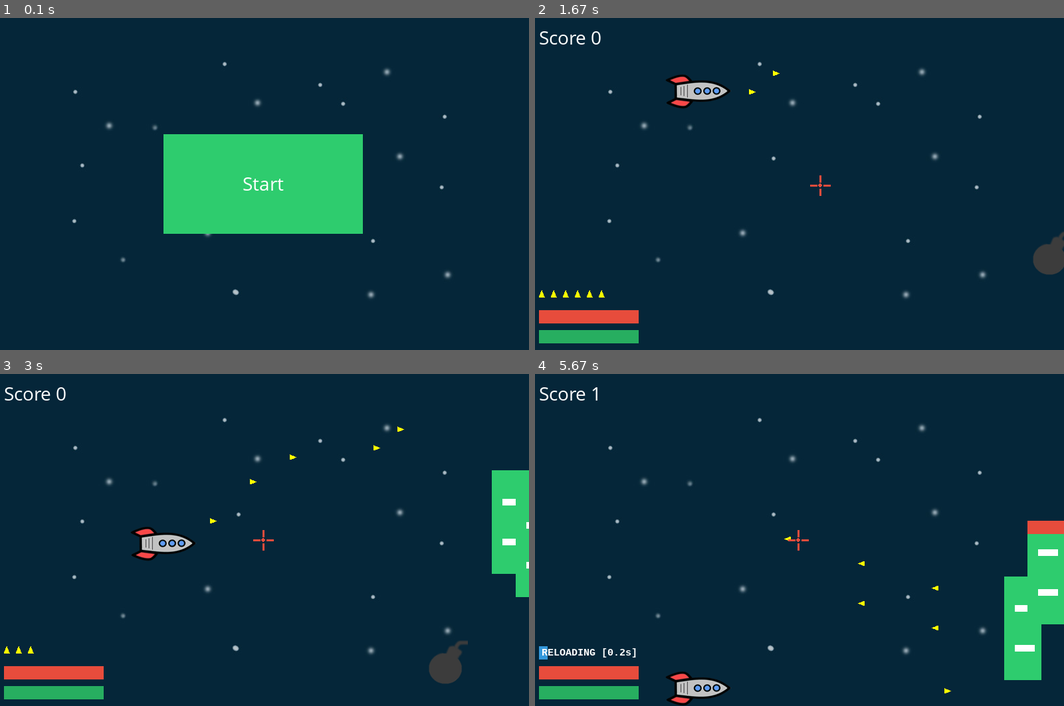
Above: before the commit, frames 1-4 (two rows, left to right).
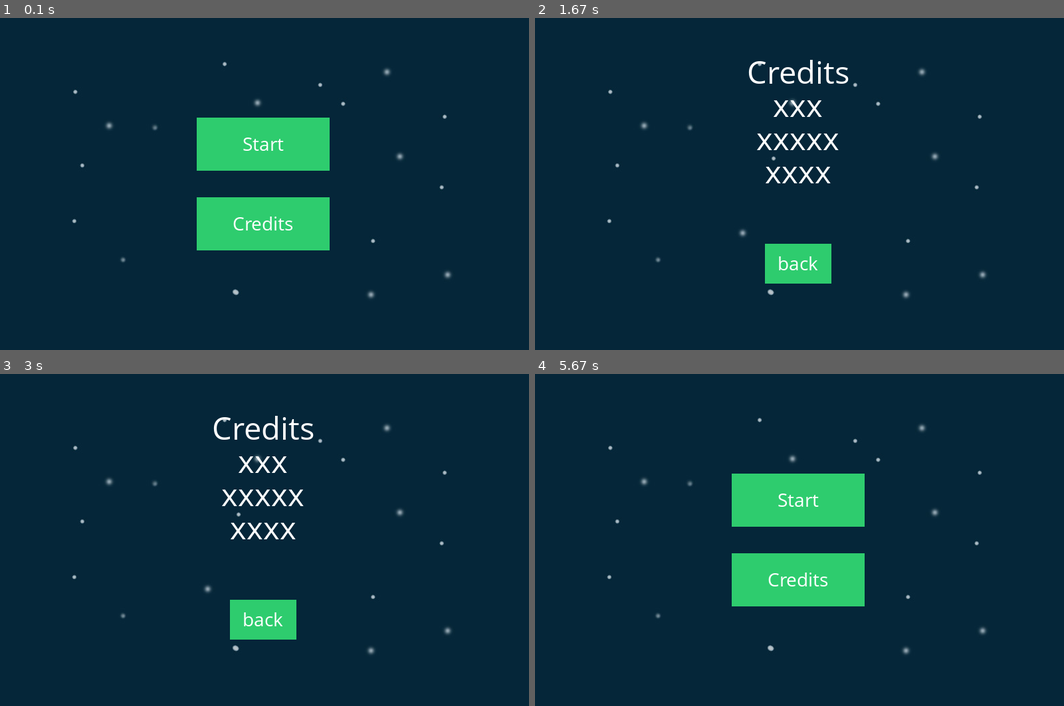
Above: after the commit, the same moments.

Repository: EdwGx/Asteroid-Pygame
Game: pygame game, started from Main.py
The game is run twice, just before and just after one commit, with the same random seed, the same clock (stepped at 60 frames per second) and the same inputs.
Inputs (mouse positions are in pixels of both pictures, inside the frame that each line leads up to):
- Up to frame 1 (0.1 s): no input
- Up to frame 2 (1.67 s): press the mouse at (799, 184) at 0.37 s; move the mouse to (810, 203) at 0.47 s; release the mouse at (820, 223) at 0.6 s; tap E at 0.67 s; press the mouse at (799, 184) at 1.03 s; move the mouse to (762, 200) at 1.13 s; release the mouse at (720, 213) at 1.27 s; hold Q from 1.33 s (still down); tap Space at 1.4 s; click (820, 184) at 1.42 s
- Up to frame 3 (3 s): tap Space at 1.7 s; release Q at 1.87 s; press the mouse at (264, 540) at 1.93 s; move the mouse to (327, 540) at 2.03 s; release the mouse at (386, 540) at 2.17 s; press the mouse at (264, 540) at 2.27 s; move the mouse to (179, 510) at 2.37 s; release the mouse at (89, 483) at 2.5 s; press the mouse at (264, 540) at 2.6 s; move the mouse to (354, 496) at 2.7 s; release the mouse at (449, 457) at 2.83 s; press the mouse at (264, 540) at 2.93 s
- Up to frame 4 (5.67 s): move the mouse to (746, 490) at 3.03 s; release the mouse at (693, 443) at 3.17 s; press the mouse at (799, 540) at 3.27 s; move the mouse to (825, 510) at 3.37 s; release the mouse at (847, 480) at 3.5 s; press the mouse at (799, 540) at 3.6 s; move the mouse to (751, 510) at 3.7 s; release the mouse at (709, 476) at 3.83 s; press the mouse at (799, 540) at 3.93 s; move the mouse to (815, 589) at 4.03 s; release the mouse at (831, 639) at 4.17 s; press the mouse at (799, 540) at 4.27 s; move the mouse to (857, 566) at 4.37 s; release the mouse at (915, 593) at 4.5 s; press the mouse at (799, 540) at 4.6 s; move the mouse to (762, 563) at 4.7 s; release the mouse at (730, 586) at 4.83 s; press the mouse at (799, 540) at 4.93 s; move the mouse to (762, 596) at 5.03 s; release the mouse at (730, 652) at 5.17 s; press the mouse at (799, 540) at 5.27 s; move the mouse to (788, 576) at 5.37 s; release the mouse at (783, 613) at 5.5 s; press the mouse at (799, 540) at 5.6 s

The runs differ from the first frame. In frame 1, 8.6% of the frame differs, in the area x 30-69%, y 30-70%; in frame 2, 5.7%; in frame 3, 8.1%; in frame 4, 15%, in the area x 0-100%, y 4-100%.

Commit message:
Add sound(Bomb only) and credit view.

Diff:
--- a/MagBall.py
+++ b/MagBall.py
@@ -114,14 +114,14 @@
         self._layer = 3
         self.image = pygame.image.load('missile.png')
         self.rect = self.image.get_rect()
-        self.rect.x = -200
+        self.rect.x = -135
         self.rect.y = 200
     def update(self):
         if self.rect.x > 0:
             mY = (pygame.mouse.get_pos())[1]
-            if self.rect.y -2 > mY:
+            if self.rect.y -1 > mY:
                 self.rect.y -= 2
-            elif self.rect.y +2 < mY:
+            elif self.rect.y +1 < mY:
                 self.rect.y += 2
             else:
                 self.rect.y = mY
@@ -145,7 +145,7 @@
         self.rect.y = posY
         self.freeFall = True
         self.losted = False
-        self.moveSpeed = 0
+        self.moveSpeed = 1.2
     def update(self,block_group):
         global sizeY
         if self.freeFall:
@@ -154,11 +154,6 @@
             else:
                 self.rect.y = sizeY - self.rect.height
 
-        if self.rect.y < (sizeY - self.rect.height):
-            self.moveSpeed = 0.8
-        else:
-            self.moveSpeed = 0
-
     def startFall(self):
         self.fallBeginT = pygame.time.get_ticks()
         self.fallBeginY = self.rect.y
--- a/Main.py
+++ b/Main.py
@@ -7,6 +7,8 @@
 import Block
 import menu
 import end
+import credit
+
 
 class bullet_bar (object):
     def __init__(self):
@@ -119,7 +121,7 @@
     def draw(self,d_surface):
         if self.current_timer < self.call_timer:
             self.current_timer += 1
-        elif self.current_timer < self.call_timer+120:
+        elif self.current_timer < self.call_timer+140:
             global full_list
             if self.m_existed == False:
                 missile = MagBall.Missile()
@@ -127,9 +129,9 @@
                 self.m_existed = True
             point_list =((0,198),
                          (0,222),
-                         (120,222),
-                         (140,210),
-                         (120,198))
+                         (140,222),
+                         (160,210),
+                         (140,198))
             pygame.draw.polygon(d_surface,green,point_list,0)
             font = pygame.font.SysFont("Lucida Console",15,True)
             label = font.render('GUIDE MISSILE',True,white)
@@ -188,10 +190,15 @@
             moveY = False
             player.startFall()
 
+def next_level():
+    global player,spawn_speed
+    spawn_speed += 2
+    player.moveSpeed += 0.4
+
 def init_game():
     global jumPower,bad_timer,block_timer,player_timer,move_dis
-    global player,full_list,ball_list,bad_list,move_list,moveY
-    global shoot_running,score,shoot_timer,bullet_bar,health_bar
+    global player,full_list,ball_list,bad_list,move_list,moveY,time_run
+    global shoot_running,score,shoot_timer,bullet_bar,health_bar,spawn_speed
     jumPower = 1
     bad_timer = 0
     block_timer = 0
@@ -200,6 +207,7 @@
     score = 0
     shoot_timer = 0
     shoot_running = 0
+    spawn_speed = 1
     player.kill()
 
     bullet_bar.reinit()
@@ -238,10 +246,11 @@
 player_timer = 0.0
 shoot_timer = 0
 shoot_running = 0
+spawn_speed = 1
 
 move_dis = 0.0
 score = 0
-scene = 1 #1:start menu 2:game 3:retry,win,quit
+scene = 1 #1:start menu 2:game 3:retry,win,quit 4:credit
 
 background = pygame.image.load('background.jpg')
 screen = pygame.display.set_mode([sizeX,sizeY])
@@ -265,9 +274,13 @@
 
 while done == False:
     if scene == 1:
-        if menu.draw(screen):
+        return_number = menu.draw(screen)
+        if return_number== 1:
             pygame.mouse.set_visible(False)
             scene = 2
+        elif return_number == 2:
+            scene = 4
+
 
 
 
@@ -281,10 +294,9 @@
                     player.freeFall = False
 
                 if event.key == pygame.K_e:
-                    addBad()
+                    time_run = False
                 if event.key == pygame.K_q:
-                    block = Block.Block()
-                    block.add(full_list,move_list)
+                    next_level()
                 if event.key == pygame.K_r:
                     bullet_bar.reload_bullet()
 
@@ -292,6 +304,8 @@
                 if event.key == pygame.K_SPACE:
                     moveY = False
                     player.startFall()
+                if event.key == pygame.K_e:
+                    time_run = True
 
             if event.type == pygame.MOUSEBUTTONUP:
                 if bullet_bar.shoot():
@@ -327,6 +341,8 @@
                 score += 2
             else:
                 score += 1
+                pygame.mixer.music.load("expl.wav")
+                pygame.mixer.music.play(1)
 
         coll_list = pygame.sprite.groupcollide(missile_list,move_list,True,True)
         score += (len(coll_list)*3)
@@ -350,6 +366,7 @@
 
 
 
+
         coll_list = pygame.sprite.groupcollide(bad_list,g_bullet,True,True)
         for bad in coll_list:
             if bad.good:
@@ -357,6 +374,9 @@
 
             else:
                 score += 1
+                pygame.mixer.music.load("expl.wav")
+                pygame.mixer.music.play(1)
+
 
         coll_list = pygame.sprite.groupcollide(move_list,g_bullet,False,True)
         for bad in coll_list:
@@ -390,13 +410,13 @@
             block = Block.Block()
             block.add(full_list,move_list)
 
-            block_timer = move_dis + random.randint(10,14)*48
+            block_timer = move_dis + random.randint(10,14)*48 - spawn_speed
             if bad_timer <= 60:
                 bad_timer = 60
 
         if bad_timer <= move_dis:
             addBad()
-            bad_timer = move_dis + random.randint(2,5)*48
+            bad_timer = move_dis + random.randint(2,5)*48 - spawn_speed
 
         move_list.update(player.moveSpeed)
         bad_list.update(player.moveSpeed,move_list)
@@ -404,6 +424,8 @@
 
         player_timer += player.moveSpeed
         if player.losted:
+            pygame.mixer.music.load("expl.wav")
+            pygame.mixer.music.play(1)
             scene = 3
             pygame.mouse.set_visible(True)
         #draw
@@ -430,11 +452,16 @@
         pygame.display.flip()
         clock.tick(frames)
 
+
     if scene == 3:
         if end.draw(screen,score):
             pygame.mouse.set_visible(False)
             init_game()
             scene = 2
 
+    if scene == 4:
+        if credit.draw(screen):
+            scene = 1
+
 
 pygame.quit()
--- /dev/null
+++ b/credit.py
@@ -0,0 +1,57 @@
+#credit.py
+import pygame
+from color import*
+
+clock = pygame.time.Clock()
+sizeX = 800
+sizeY = 500
+background = pygame.image.load('background.jpg')
+
+def draw(screen):
+    mouse_up = False
+    rect1 =  pygame.Rect(0,0,100,60)
+    rect1.center = (sizeX/2,sizeY/2 +120)
+    for event in pygame.event.get():
+        if event.type == pygame.QUIT:
+            pygame.quit()
+        if event.type == pygame.MOUSEBUTTONUP:
+            mouse_up = True
+    mX = (pygame.mouse.get_pos())[0]
+    mY = (pygame.mouse.get_pos())[1]
+    screen.blit(background,background.get_rect())
+    if rect1.collidepoint(mX,mY):
+        if mouse_up:
+            return True
+        else:
+            pygame.draw.rect(screen,darkgreen,rect1)
+    else:
+        pygame.draw.rect(screen,green,rect1)
+    font = pygame.font.SysFont("comicsansms",30)
+    Label = font.render('back',True,white)
+    screen.blit(Label,
+                ((sizeX - Label.get_width())/2,
+                 (sizeY - Label.get_height())/2 + 120))
+
+    sfont = pygame.font.SysFont("comicsansms",50)
+    creditLabel = sfont.render('Credits',True,white)
+    screen.blit(creditLabel,
+                ((sizeX - creditLabel.get_width())/2,
+                 (sizeY - creditLabel.get_height())/2-170))
+
+    creditLabel1 = sfont.render('xxx',True,white)
+    screen.blit(creditLabel1,
+                ((sizeX - creditLabel1.get_width())/2,
+                 (sizeY - creditLabel1.get_height())/2-120))
+
+    creditLabel2 = sfont.render('xxxxx',True,white)
+    screen.blit(creditLabel2,
+                ((sizeX - creditLabel2.get_width())/2,
+                 (sizeY - creditLabel2.get_height())/2-70))
+
+    creditLabel3 = sfont.render('xxxx',True,white)
+    screen.blit(creditLabel3,
+                ((sizeX - creditLabel3.get_width())/2,
+                 (sizeY - creditLabel3.get_height())/2-20))
+
+    pygame.display.flip()
+    clock.tick(60)
--- a/menu.py
+++ b/menu.py
@@ -9,8 +9,12 @@
 
 def draw(screen):
     mouse_up = False
-    rect1 =  pygame.Rect(0,0,300,150)
-    rect1.center = (sizeX/2,sizeY/2)
+    rect1 =  pygame.Rect(0,0,200,80)
+    rect1.center = (sizeX/2,sizeY/2-60)
+
+    rect2 =  pygame.Rect(0,0,200,80)
+    rect2.center = (sizeX/2,sizeY/2+60)
+
     for event in pygame.event.get():
         if event.type == pygame.QUIT:
             pygame.quit()
@@ -21,14 +25,26 @@
     screen.blit(background,background.get_rect())
     if rect1.collidepoint(mX,mY):
         if mouse_up:
-            return True
+            return 1
         else:
             pygame.draw.rect(screen,darkgreen,rect1)
     else:
         pygame.draw.rect(screen,green,rect1)
+
+    if rect2.collidepoint(mX,mY):
+        if mouse_up:
+            return 2
+        else:
+            pygame.draw.rect(screen,darkgreen,rect2)
+    else:
+        pygame.draw.rect(screen,green,rect2)
+
     font = pygame.font.SysFont("comicsansms",30)
     Label = font.render('Start',True,white)
     screen.blit(Label,
-                ((sizeX - Label.get_width())/2,(sizeY - Label.get_height())/2))
+                ((sizeX - Label.get_width())/2,(sizeY - Label.get_height())/2-60))
+    Label = font.render('Credits',True,white)
+    screen.blit(Label,
+                ((sizeX - Label.get_width())/2,(sizeY - Label.get_height())/2+60))
     pygame.display.flip()
     clock.tick(60)
Not shown, added: expl.wav
